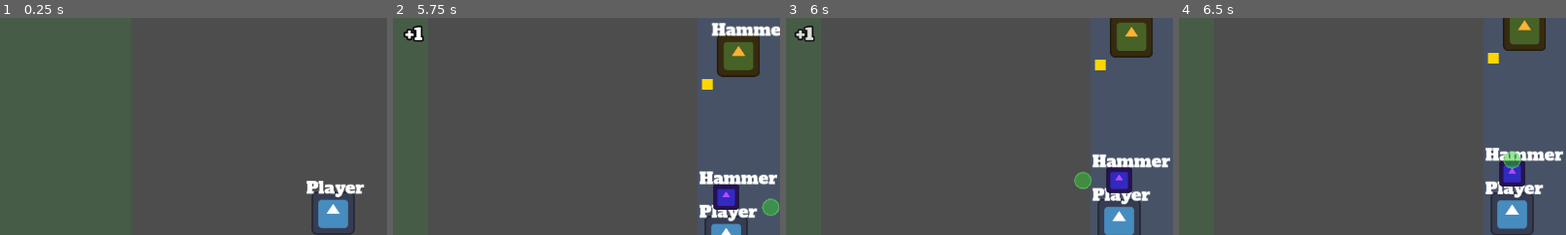
Above: before the commit, frames 1-4 (left to right).
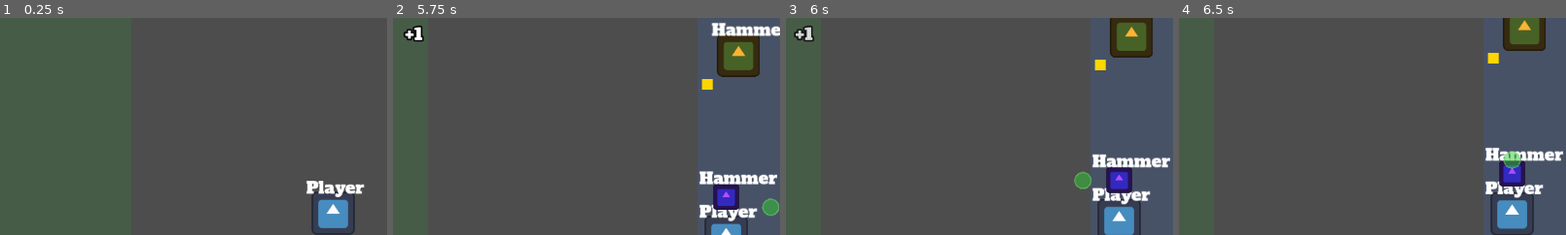
Above: after the commit, the same moments.

Repository: poga/dark-sea
Game: Godot game, scene res://scenes/game/main.tscn
Two runs of this game, one before a commit and one after it. Both use one fixed random seed, a clock stepped at 60 frames per second and the inputs below. The project has no main scene, so this scene is started directly. The engine's default icon, where the game draws it, is replaced by a stand-in: a white triangle on a blue panel in a dark square.
Inputs (mouse positions are % of the whole screen's width and height, from its top left):
- Up to frame 1 (0.25 s): no input
- Up to frame 2 (5.75 s): tap Enter at 0.5 s; move the mouse to (72, 45) at 0.52 s; press the mouse at (72, 45) at 0.53 s; hold D (move_right) 0.53-1.25 s; release the mouse at (72, 45) at 1.25 s; drag from (30, 55) to (6, 50) at 1.27 s; move the mouse to (60, 28) at 2.02 s; hold D (move_right) 2.03-2.75 s; tap Alt at 2.1, 5.1 s; drag from (45, 70) to (53, 50) at 2.77 s; move the mouse to (80, 65) at 3.52 s; press the mouse at (80, 65) at 3.53 s; hold A (move_left) 3.53-4.25 s; release the mouse at (80, 65) at 4.25 s; drag from (20, 35) to (60, 50) at 4.27 s; move the mouse to (55, 50) at 5.02 s; hold S (move_down) from 5.03 s (still down); click (55, 50) at 5.17 s
- Up to frame 3 (6 s): release S (move_down) at 5.75 s; drag from (35, 25) to (50, 47) at 5.77 s
- Up to frame 4 (6.5 s): no input
The pictures show only the part of the screen within x 7-57%, y 5-55%; the shares and areas given below are measured in that part.

Frames 1-2 are identical in both runs. In frame 3, 0.1% of the frame differs, in the area x 2-8%, y 3-11%; in frame 4, nothing differs.

Commit message:
fix(gold): prevent orbiting by doubling acceleration and removing scale-down
Co-Authored-By: Claude Opus 4.6 <noreply@anthropic.com>

Diff:
--- a/scenes/gold/gold.gd
+++ b/scenes/gold/gold.gd
@@ -3,7 +3,7 @@
 @export var value: int = 1
 @export var friction: float = 0.85
 @export var stop_threshold: float = 5.0
-@export var magnet_acceleration: float = 1500.0
+@export var magnet_acceleration: float = 3000.0
 @export var magnet_max_speed: float = 600.0
 @export var pulse_min_alpha: float = 0.7
 
@@ -71,9 +71,7 @@
 	if _velocity.length() > magnet_max_speed:
 		_velocity = _velocity.normalized() * magnet_max_speed
 	global_position += _velocity * delta
-	# Scale down as we approach
 	var dist: float = global_position.distance_to(_target_body.global_position)
-	scale = Vector2.ONE * clampf(dist / 50.0, 0.3, 1.0)
 	if dist < 10.0:
 		GameManager.add_gold(value)
 		queue_free()
